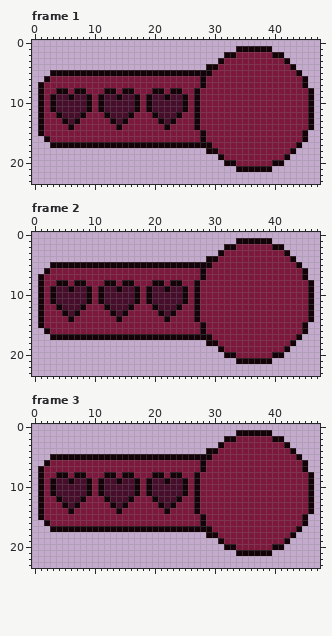
One commit to this pixel-art file: aesprite_projects/base_ui.aseprite. The picture above was drawn from the file before the commit.
48x24 pixels, 3 frames. Shown: frame 1, frame 2, frame 3.
The same view after the edit:
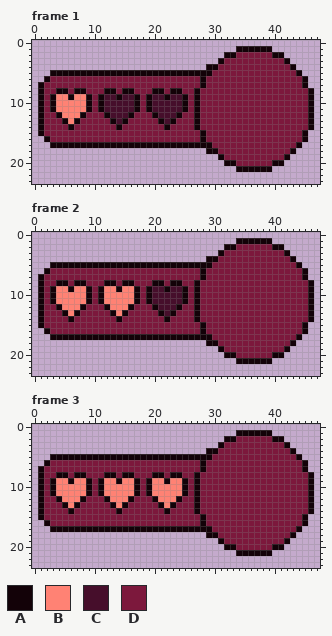
Palette (. is transparent): A #130208  B #ff8274  C #460e2b  D #7c183c
Change:
layer "Heart" now shown
--- frame 1, layer "Heart"
@@ x 2..10 @@
  8 DDAADAADD
- 9 DACCACCAD
-10 DACCCCCAD
-11 DACCCCCAD
-12 DDACCCADD
-13 DDDACADDD
+ 9 DABBABBAD
+10 DABBBBBAD
+11 DABBBBBAD
+12 DDABBBADD
+13 DDDABADDD
 14 DDDDADDDD
--- frame 2, layer "Heart"
@@ x 2..18 @@
  8 DDAADAADDDAADAADD
- 9 DACCACCADACCACCAD
-10 DACCCCCADACCCCCAD
-11 DACCCCCADACCCCCAD
-12 DDACCCADDDACCCADD
-13 DDDACADDDDDACADDD
+ 9 DABBABBADABBABBAD
+10 DABBBBBADABBBBBAD
+11 DABBBBBADABBBBBAD
+12 DDABBBADDDABBBADD
+13 DDDABADDDDDABADDD
 14 DDDDADDDDDDDADDDD
--- frame 3, layer "Heart"
@@ x 2..26 @@
  8 DDAADAADDDAADAADDDAADAADD
- 9 DACCACCADACCACCADACCACCAD
-10 DACCCCCADACCCCCADACCCCCAD
-11 DACCCCCADACCCCCADACCCCCAD
-12 DDACCCADDDACCCADDDACCCADD
-13 DDDACADDDDDACADDDDDACADDD
+ 9 DABBABBADABBABBADABBABBAD
+10 DABBBBBADABBBBBADABBBBBAD
+11 DABBBBBADABBBBBADABBBBBAD
+12 DDABBBADDDABBBADDDABBBADD
+13 DDDABADDDDDABADDDDDABADDD
 14 DDDDADDDDDDDADDDDDDDADDDD
Where, in picture pixels (left, top, right, bottom), the same in both pictures:
changed: (56, 94, 86, 124)
changed: (56, 286, 86, 316)
changed: (104, 286, 134, 316)
changed: (56, 478, 86, 508)
changed: (104, 478, 182, 508)
